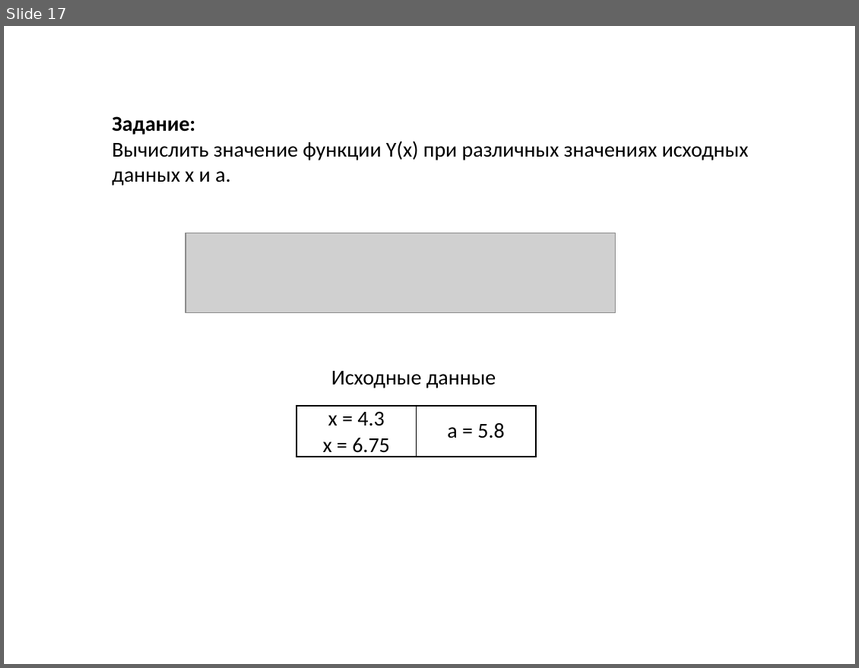
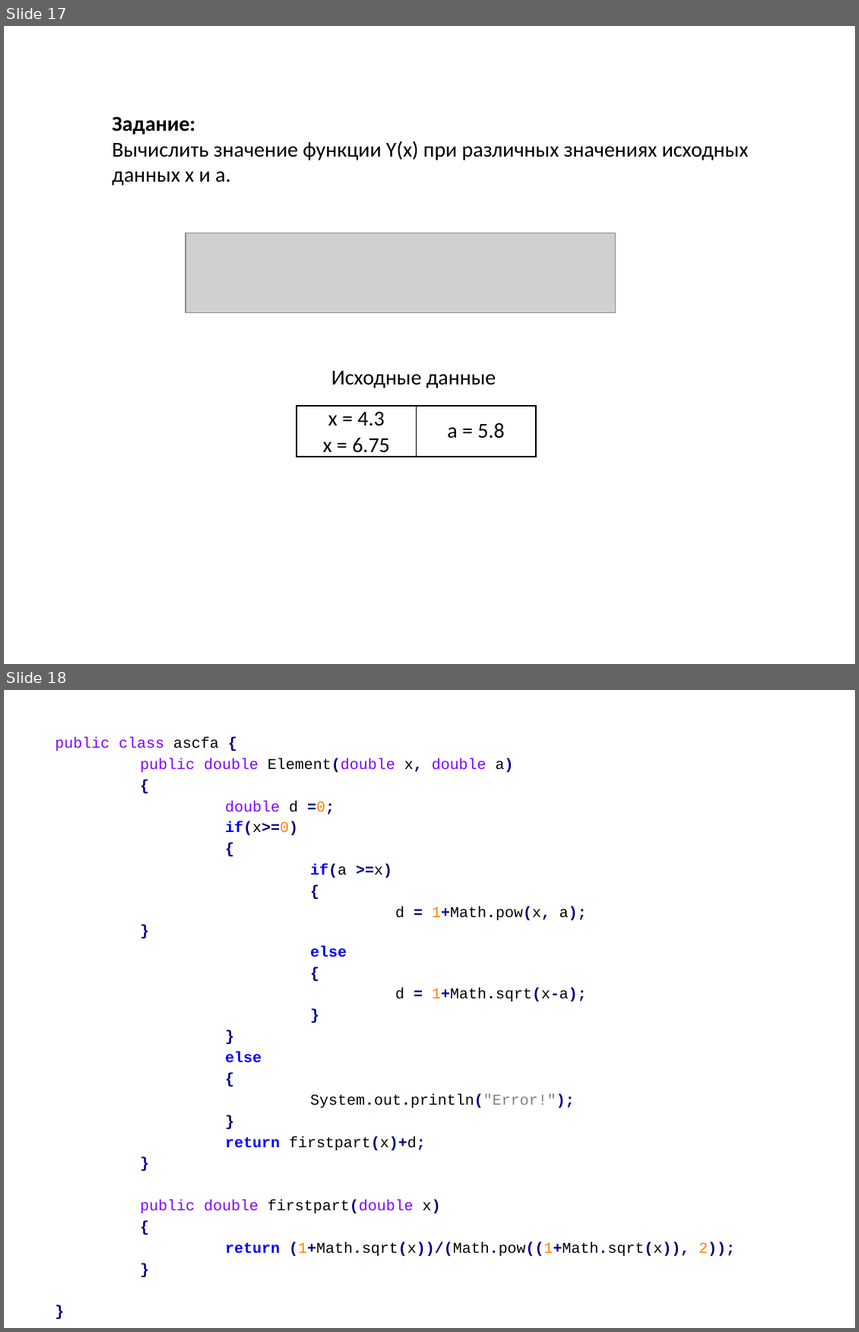
Before and after one commit to a-vodka/java, a slide deck: java-lc2a.pptx. Shown one above the other, each under a label of ours: slide 17 before the commit, slides 17 and 18 after it. The pictures are 859x668 and 859x1332 pixels, drawn with LibreOffice and Linux fonts; fonts in the diff are those of the drawing; grey boxes stand for pictures; background and template pictures are left out. Boxes give left, top, right and bottom in pixels: in the first picture for what was removed or moved away, otherwise in the second. Text is boxed around its words. In the diff, an @@ line names an element or a change of style, - is before the commit and + after.

```diff
--- a/java-lc2a.pptx
+++ b/java-lc2a.pptx
@@ slide 18 added at box(4, 690, 855, 1328), background picture (left out) @@
@@ text added at box(55, 737, 735, 1256), 12.8 pt, text #000000 @@
+public class ascfa {
+public double Element(double x, double a)
+{
+double d =0;
+if(x>=0)
+{
+if(a >=x)
+{
+d = 1+Math.pow(x, a); }
+else
+{
+d = 1+Math.sqrt(x-a);
+}
+}
+else
+{
+System.out.println("Error!");
+}
+return firstpart(x)+d;
+}
+public double firstpart(double x)
+{
+return (1+Math.sqrt(x))/(Math.pow((1+Math.sqrt(x)), 2));
+}
+}
```
Also in this commit, not shown: 1 other slide added, 1 other file.
